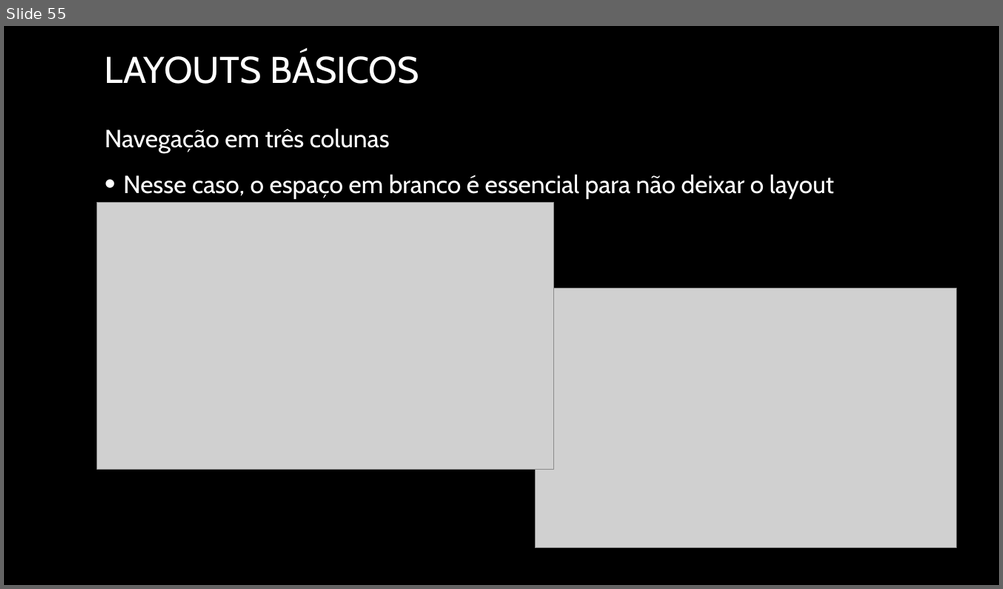
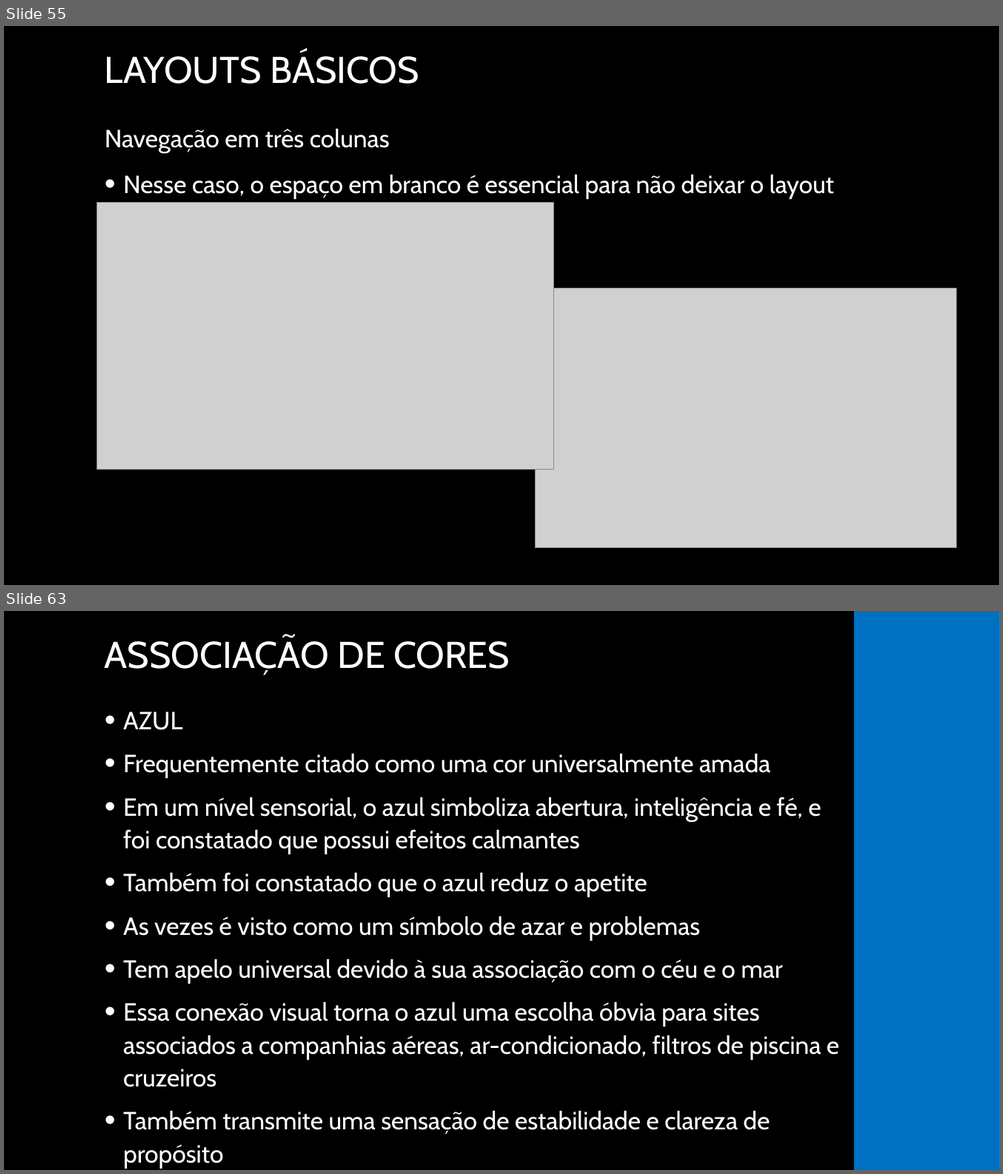
Before and after one commit to joelteixeiradacunha/aulas_php_mysql, a slide deck: Design/Design - Copia.pptx. Shown one above the other, each under a label of ours: slide 55 before the commit, slides 55 and 63 after it; the slides between them are not shown. The pictures are 1003x589 and 1003x1174 pixels, drawn with LibreOffice and Linux fonts; fonts in the diff are those of the drawing; grey boxes stand for pictures; background and template pictures are left out. Boxes give left, top, right and bottom in pixels: in the first picture for what was removed or moved away, otherwise in the second. Text is boxed around its words. In the diff, an @@ line names an element or a change of style, - is before the commit and + after.

```diff
--- a/Design/Design - Copia.pptx
+++ b/Design/Design - Copia.pptx
@@ slide 63 added at (4, 611, 999, 1170), background picture (left out) @@
@@ rectangle added at (854, 611, 999, 1170), fill #0070C0, outline #0070C0 1.25 pt @@
@@ title added at (105, 637, 509, 675), 36 pt, text #FFFFFF @@
+ASSOCIAÇÃO DE CORES
@@ text added at (123, 712, 839, 1135), 24 pt, text #FFFFFF @@
+• AZUL
+• Frequentemente citado como uma cor universalmente amada
+• Em um nível sensorial, o azul simboliza abertura, inteligência e fé, e foi constatado que possui efeitos calmantes
+• Também foi constatado que o azul reduz o apetite
+• As vezes é visto como um símbolo de azar e problemas
+• Tem apelo universal devido à sua associação com o céu e o mar
+• Essa conexão visual torna o azul uma escolha óbvia para sites associados a companhias aéreas, ar-condicionado, filtros de piscina e cruzeiros
+• Também transmite uma sensação de estabilidade e clareza de propósito
```
Also in this commit, not shown: 10 other slides added, 6 other files.
